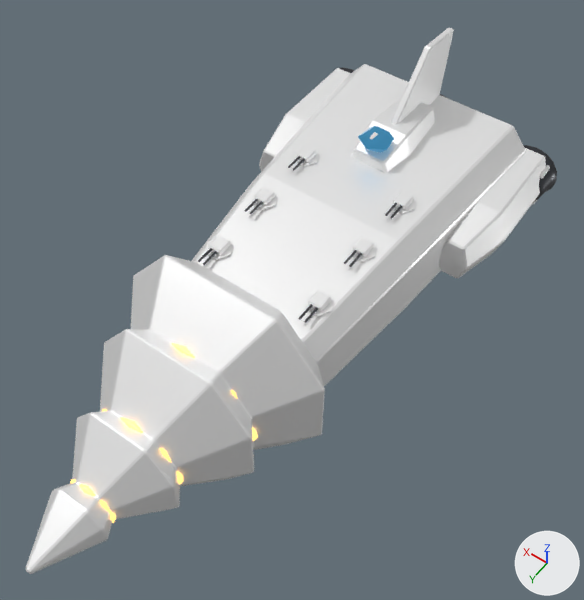
What one commit did to the glTF model public/models/ships/taran.glb.
Both versions are drawn from a camera (50 mm lens) standing at (-1.03, 1.46, 2.19) and looking at (-0.06, 0.1, 0.05). Arrows for +X, +Y and +Z are at lower right; the lights stay in place. The picture after the commit comes second. Where no turn or scale is listed for an object, it has been applied to the vertices.

The first picture shows 'Двигательный_блок', 'Двигательный_блок.001', 'Корпус', 'Парус', 'Рубка', 'Таран' and 28 more.
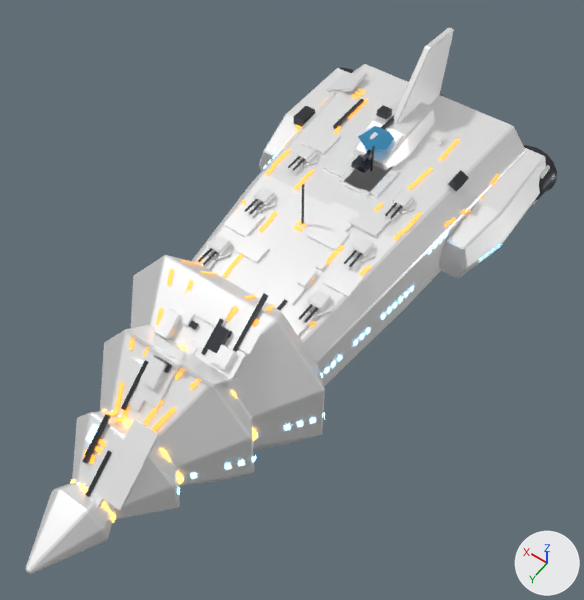
Location of each change, (x1, y1, x2, y2) in pixels of the pictures (584 x 600 px):
'Накладные_плиты', added
    after: (82, 73, 446, 510)
'Механика', added
    after: (83, 99, 469, 497)
'Разметка', added
    after: (83, 88, 500, 464)
'Решётки', added
    after: (85, 150, 500, 494)

What the commit changed:
Material 'vent' (mat_vent) is new.
Its base color is (0.05, 0.12, 0.2) (dark blue #3f617c).
Its metallic is 0.3.
Its roughness is 0.3.
Its emission color is (0.25, 0.65, 1.0) (blue #89d3ff).
Its emission strength is 4.0.
Material 'stripe' (mat_stripe) is new.
Its base color is (1.0, 0.42, 0.08) (orange #ffad50).
Its metallic is 0.2.
Its roughness is 0.45.
Its emission color is (1.0, 0.38, 0.05) (orange #ffa63f).
Its emission strength is 1.2.
Mesh me_механика is new.
It has 160 vertices, 240 faces and spans x -0.37..0.37, y -0.9..0.9, z -0.18..0.18.
It uses material mat_dark (dark grey #4b4d52).
Mesh me_накладные_плиты is new.
It has 320 vertices, 480 faces and spans x -0.32..0.32, y -0.95..0.95, z -0.16..0.16.
It uses material mat_hull2 (white #ffffff).
Mesh me_решётки is new.
It has 280 vertices, 140 faces and spans x -0.509..0.509, y -0.748..0.748, z -0.144..0.144.
It uses material mat_vent (dark blue #3f617c, glowing blue #89d3ff).
Mesh me_разметка is new.
It has 776 vertices, 388 faces and spans x -0.39..0.39, y -0.87..0.87, z -0.12..0.12.
It uses material mat_stripe (orange #ffad50, glowing orange #ffa63f).
Object 'Механика' (ob_механика) is new; it shows me_механика.
Its location is (0.041, 0.161, 0.218).
Object 'Накладные_плиты' (ob_накладные_плиты) is new; it shows me_накладные_плиты.
Its location is (0.056, 0.097, 0.196).
Object 'Решётки' (ob_решётки) is new; it shows me_решётки.
Its location is (0.0, 0.161, 0.115).
Object 'Разметка' (ob_разметка) is new; it shows me_разметка.
Its location is (0.006, 0.076, 0.234).
